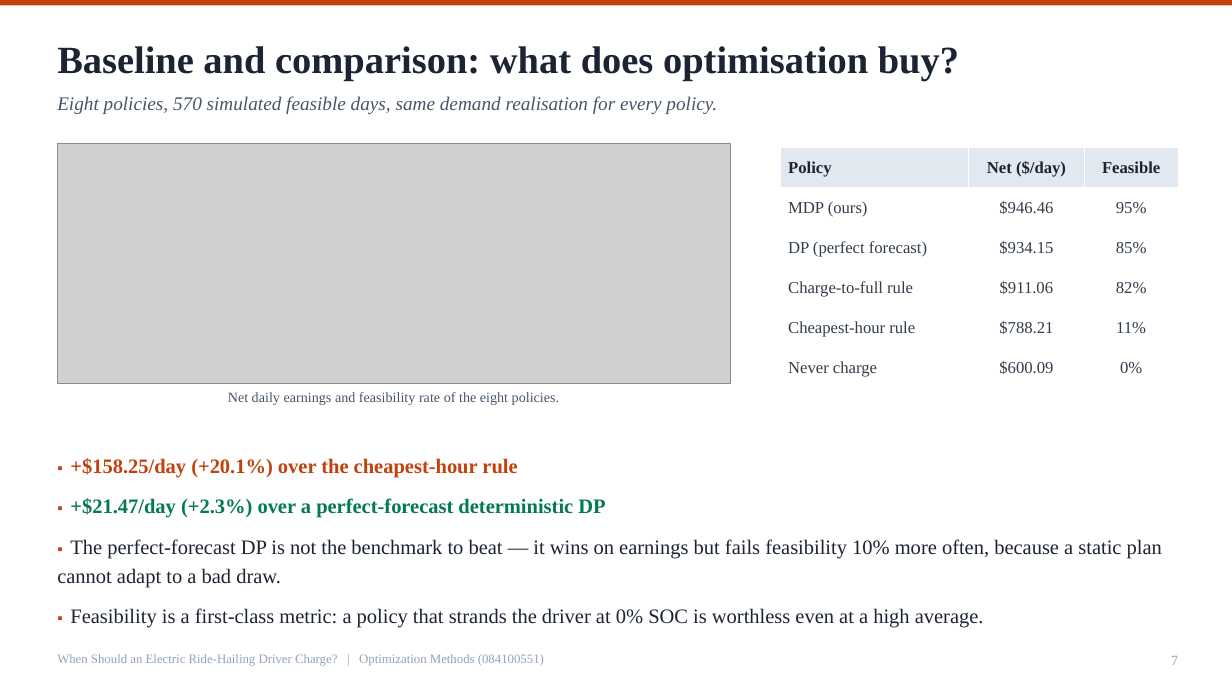
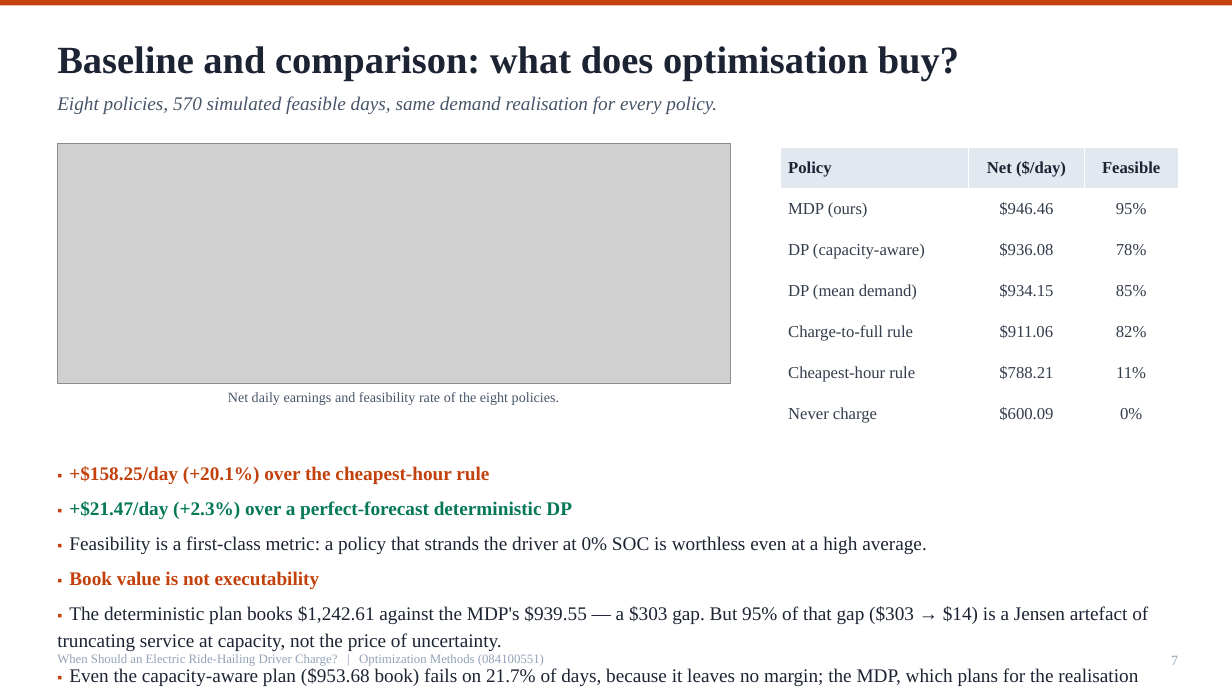
Before and after one commit to Ryan-Big-Data-grade24-scut/ride-hailing-charging, a slide deck: slide 7 of submit/Defense_梁睿希_202464870791.pptx. Drawn at 1232x693 pixels with LibreOffice and Linux fonts; fonts in the diff are those of the drawing; grey boxes stand for pictures. Boxes give left, top, right and bottom in pixels: in the first picture for what was removed or moved away, otherwise in the second. Text is boxed around its words. In the diff, an @@ line names an element or a change of style, - is before the commit and + after.

```diff
--- a/submit/Defense_梁睿希_202464870791.pptx
+++ b/submit/Defense_梁睿希_202464870791.pptx
@@ table at (781,148,1178,434) @@
-row 3: DP (perfect forecast) | $934.15 | 85%
+row 3: DP (capacity-aware) | $936.08 | 78%
+row 4: DP (mean demand) | $934.15 | 85%
@@ text "▪ +$158.25/day (+20.1%) over the ...": place and size @@
-text "▪ +$158.25/day (+20.1%) over the ..." at (57,458,1162,628)
+text "▪ +$158.25/day (+20.1%) over the ..." at (57,466,1148,686)
@@ text at (69,466,927,554): size 12 to 11 pt in "▪", "▪", "▪"; size 16 to 15 pt in "+$158.25/day (+20.1%) over the cheapest-hour rule", "+$21.47/day (+2.3%) over a perfect-forecast deterministic DP", "Feasibility is a first-class metric: a policy ..."; less space between paragraphs @@
@@ text at (57,539,1162,588): paragraph removed @@
-▪ The perfect-forecast DP is not the benchmark to beat — it wins on earnings but fails feasibility 10% more often, because a static plan cannot adapt to a bad draw.
@@ text at (57,571,1148,686): paragraphs added @@
+▪ Book value is not executability
+▪ The deterministic plan books $1,242.61 against the MDP's $939.55 — a $303 gap. But 95% of that gap ($303 → $14) is a Jensen artefact of truncating service at capacity, not the price of uncertainty.
+▪ Even the capacity-aware plan ($953.68 book) fails on 21.7% of days, because it leaves no margin; the MDP, which plans for the realisation rather than its mean, completes 95.0%.
```
Also in this commit, not shown: 6 other slides changed, 1 slide added, 35 other files.
